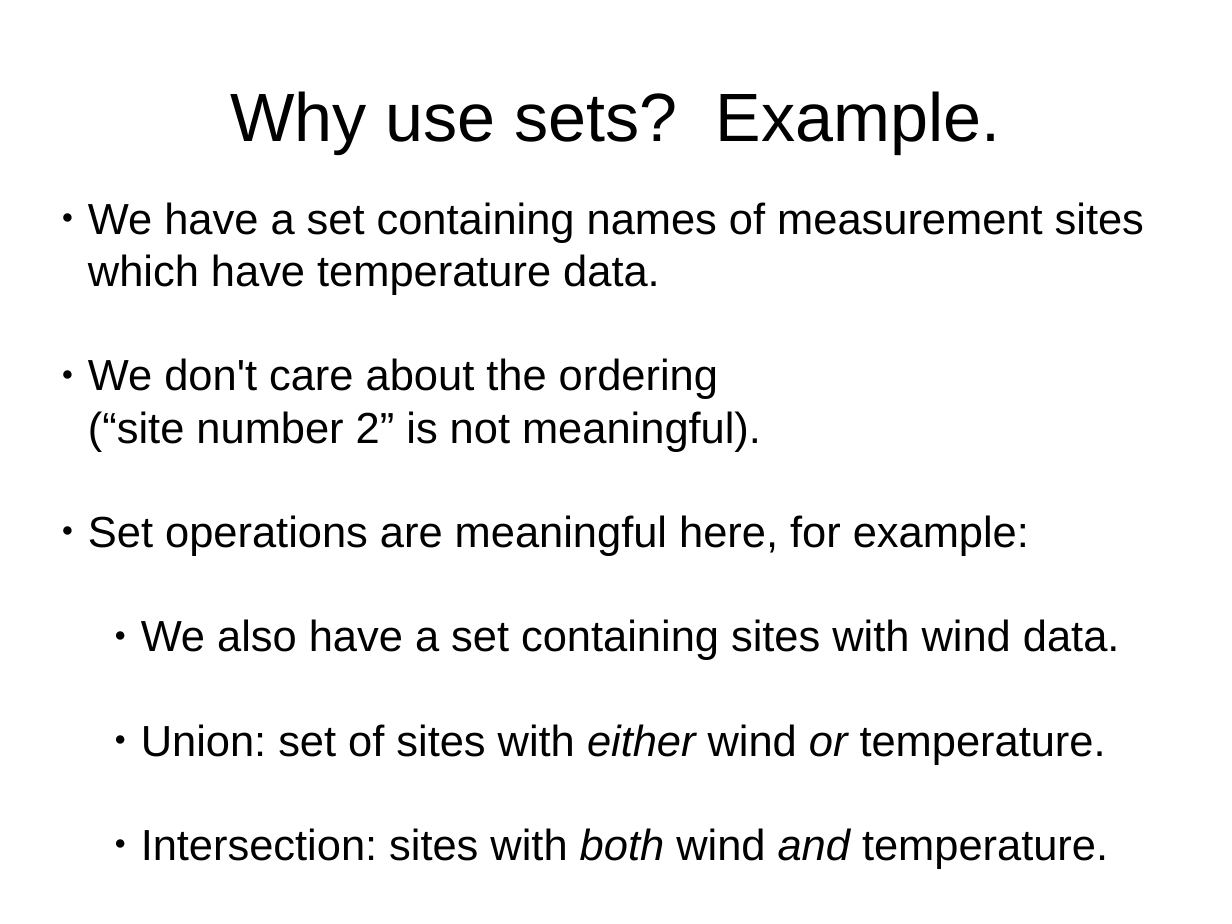
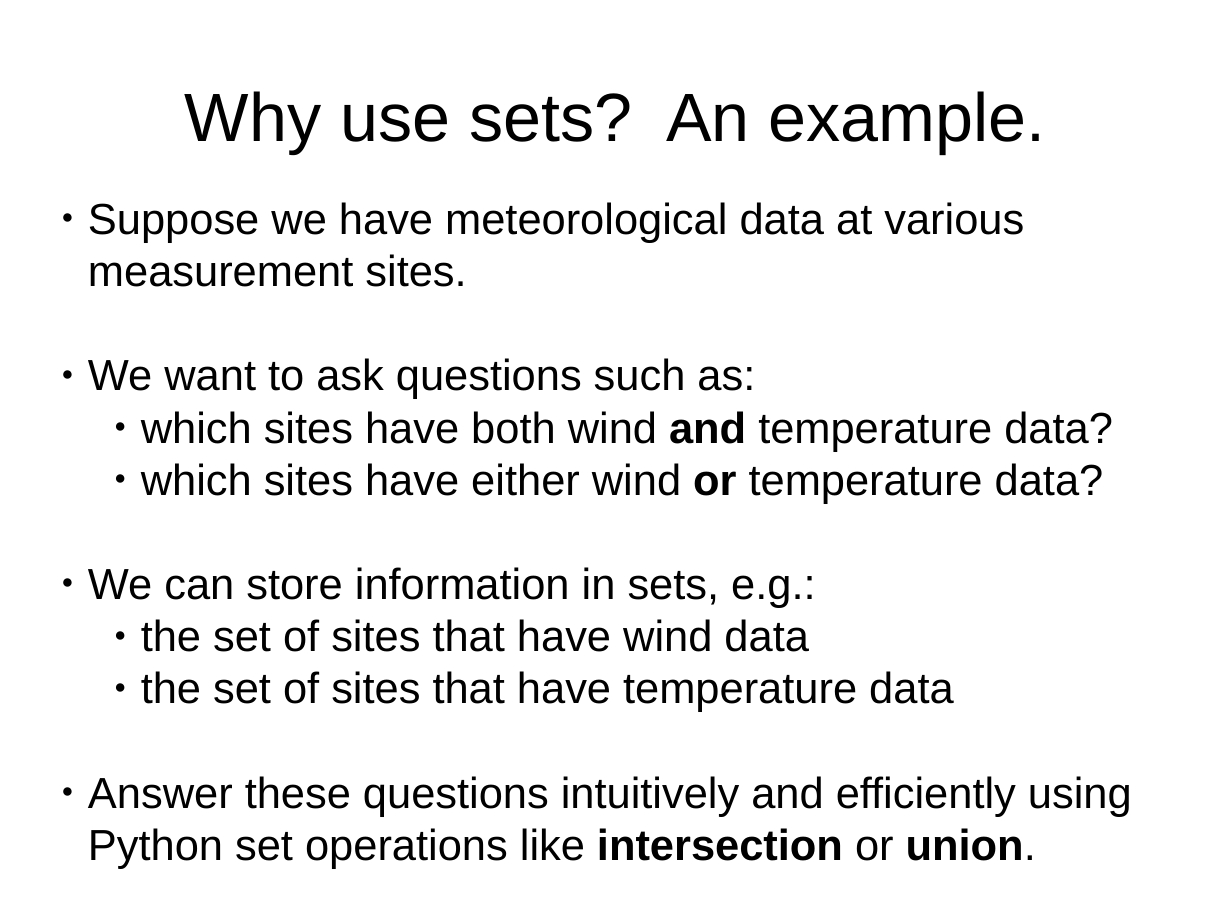
Before and after one commit to alaniwi/ncas-isc, a slide deck: slide 2 of python/presentations/learning_python/18_ceda-sets.odp. Drawn at 1232x924 pixels with LibreOffice and Linux fonts; fonts in the diff are those of the drawing. Boxes give left, top, right and bottom in pixels: in the first picture for what was removed or moved away, otherwise in the second. Text is boxed around its words. In the diff, an @@ line names an element or a change of style, - is before the commit and + after.

Commit message:
further changes to sets talk

```diff
--- a/python/presentations/learning_python/18_ceda-sets.odp
+++ b/python/presentations/learning_python/18_ceda-sets.odp
@@ title at [185, 91, 1046, 153]: text changed @@
-Why use sets? Example.
+Why use sets? An example.
@@ subtitle at [88, 202, 1132, 869]: text changed @@
-● We have a set containing names of measurement sites which have temperature data.
-● We don't care about the ordering
-  (“site number 2” is not meaningful).
-● Set operations are meaningful here, for example:
-    ● We also have a set containing sites with wind data.
-    ● Union: set of sites with either wind or temperature.
-    ● Intersection: sites with both wind and temperature.
+● Suppose we have meteorological data at various measurement sites.
+● We want to ask questions such as:
+    ● which sites have both wind and temperature data?
+    ● which sites have either wind or temperature data?
+● We can store information in sets, e.g.:
+    ● the set of sites that have wind data
+    ● the set of sites that have temperature data
+● Answer these questions intuitively and efficiently using Python set operations like intersection or union.
```
Also in this commit, not shown: 6 other slides changed, 1 other file.
